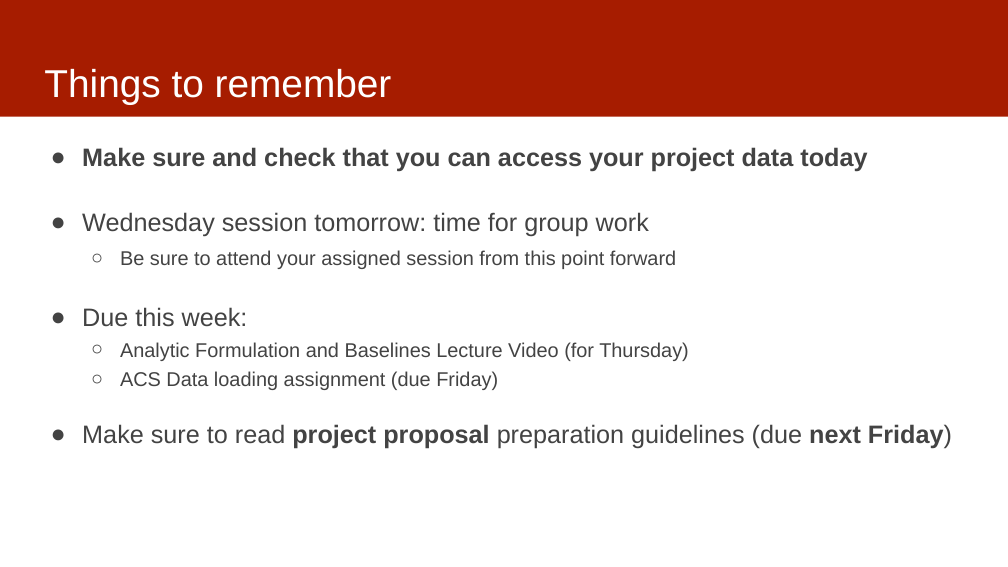
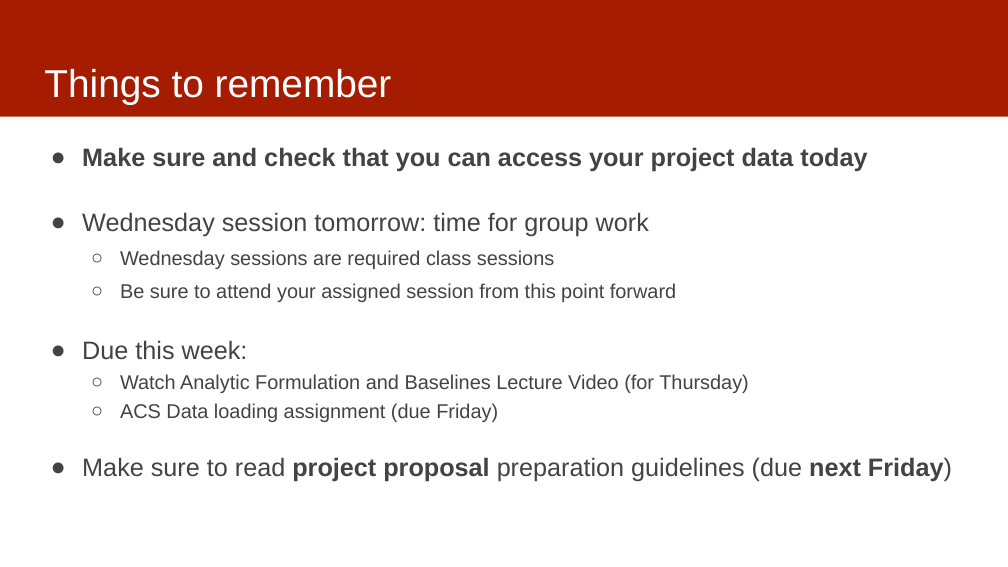
Before and after one commit to dssg/mlforpublicpolicylab, a slide deck: slide 4 of 03 - Data Exploration, Analytical Formulation, and Baselines/data-exploration.pptx. Drawn at 1008x567 pixels with LibreOffice and Linux fonts; fonts in the diff are those of the drawing. Boxes give left, top, right and bottom in pixels: in the first picture for what was removed or moved away, otherwise in the second. Text is boxed around its words. In the diff, an @@ line names an element or a change of style, - is before the commit and + after.

```diff
--- a/03 - Data Exploration, Analytical Formulation, and Baselines/data-exploration.pptx
+++ b/03 - Data Exploration, Analytical Formulation, and Baselines/data-exploration.pptx
@@ text at (120,250,554,269): paragraph added @@
+  ○ Wednesday sessions are required class sessions
@@ text at (120,374,749,393): text changed @@
-  ○ Analytic Formulation and Baselines Lecture Video (for Thursday)
+  ○ Watch Analytic Formulation and Baselines Lecture Video (for Thursday)
```
Also in this commit, not shown: 4 other slides changed.
